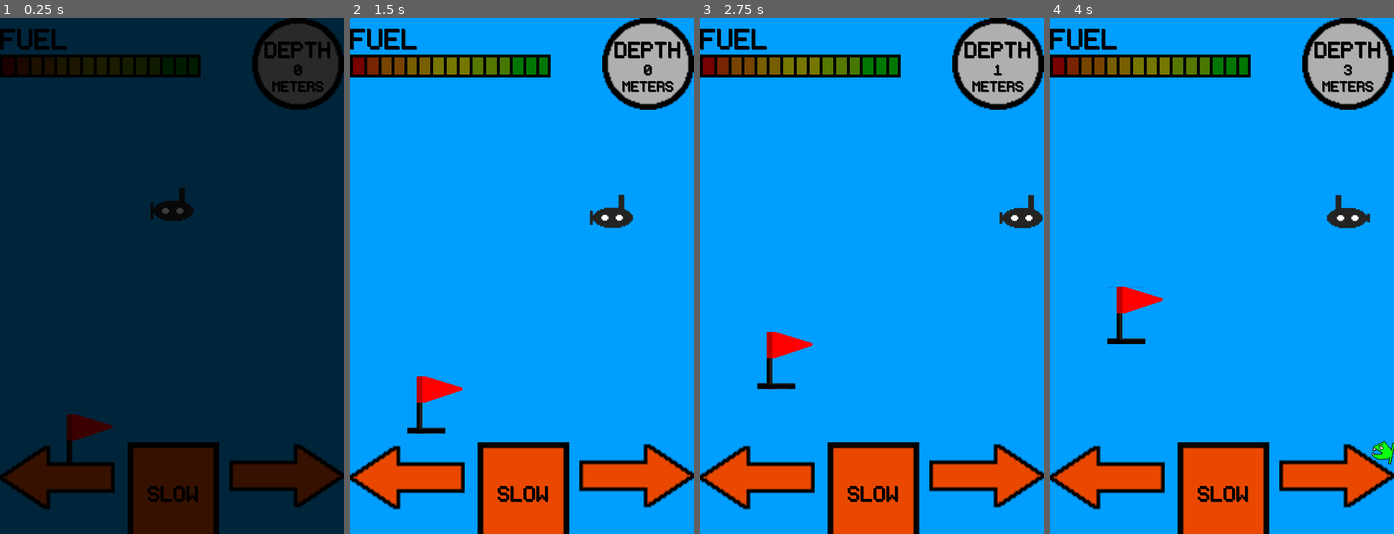
Above: before the commit, frames 1-4 (left to right).
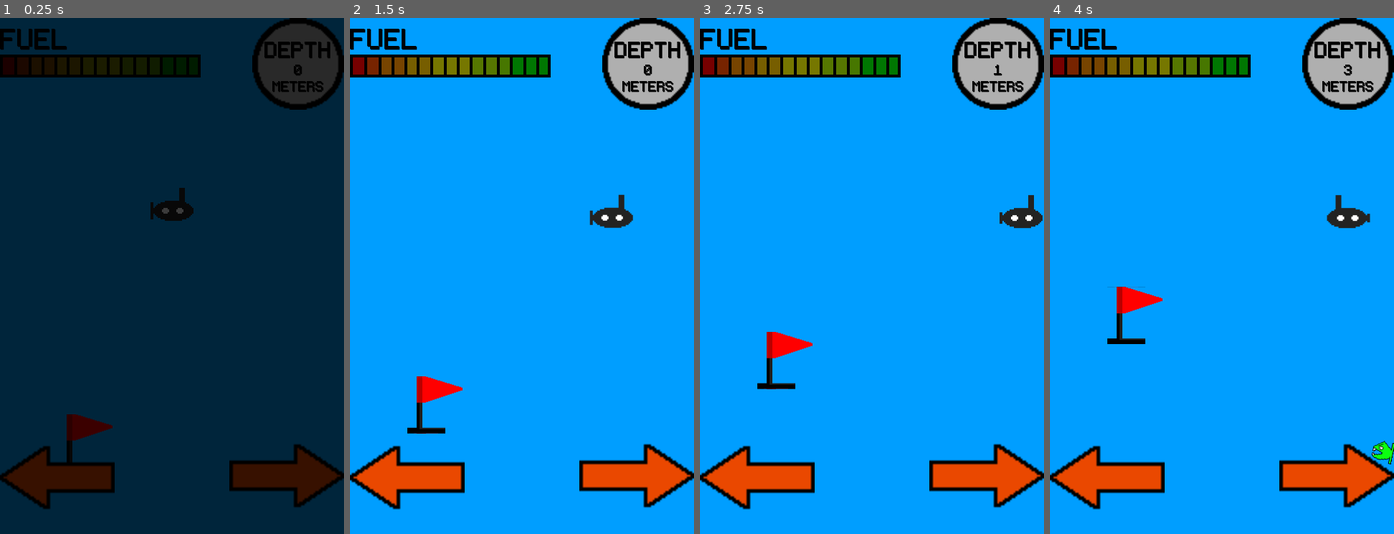
Above: after the commit, the same moments.

Repository: seb-navarro/Endless_Depth
Game: Godot game, scene res://Main/Main.tscn
The game is run twice, just before and just after one commit, with the same random seed, the same clock (stepped at 60 frames per second) and the same inputs. This scene is started directly instead of the project's main scene.
Inputs:
- Up to frame 1 (0.25 s): no input
- Up to frame 2 (1.5 s): hold D (move_right) 0.53-1.28 s; hold A (move_left) from 1.28 s (still down)
- Up to frame 3 (2.75 s): release A (move_left) at 2.03 s; hold D (move_right) from 2.03 s (still down)
- Up to frame 4 (4 s): release D (move_right) at 3.53 s; hold A (move_left) from 3.53 s (still down)

The runs differ from the first frame. In frame 1, 4.7% of the frame differs, in the area x 37-64%, y 82-100%; in frame 2, 4.7%; in frame 3, 4.7%; in frame 4, 4.7%.

Commit message:
removed "Slow" button

Diff:
--- a/HUD/hud.tscn
+++ b/HUD/hud.tscn
@@ -9,8 +9,6 @@
 [ext_resource type="Texture2D" uid="uid://c1ghl2u1vwgb3" path="res://assets/art/hud/Gameplay_buttons-4.png.png" id="7_irc30"]
 [ext_resource type="Texture2D" uid="uid://ciscain52rncq" path="res://assets/art/hud/Gameplay_buttons-1.png.png" id="8_d27mi"]
 [ext_resource type="Texture2D" uid="uid://b8ru1k5cki7lm" path="res://assets/art/hud/Gameplay_buttons-5.png.png" id="9_q4pdr"]
-[ext_resource type="Texture2D" uid="uid://csc12e63x36lu" path="res://assets/art/hud/Gameplay_buttons-3.png.png" id="10_8kmhv"]
-[ext_resource type="Texture2D" uid="uid://b2fludkr6mikx" path="res://assets/art/hud/Gameplay_buttons-6.png.png" id="11_rcw8h"]
 
 [node name="HUD" type="CanvasLayer"]
 script = ExtResource("1_13wvf")
@@ -221,32 +219,4 @@
 texture_pressed = ExtResource("9_q4pdr")
 action = "move_right"
 
-[node name="Slow" type="TouchScreenButton" parent="."]
-position = Vector2(178, 592)
-scale = Vector2(2, 2)
-texture_normal = ExtResource("10_8kmhv")
-texture_pressed = ExtResource("11_rcw8h")
-
-[node name="SlowLabel" type="Label" parent="."]
-z_index = 1
-anchors_preset = -1
-anchor_left = 0.504
-anchor_top = 0.924
-anchor_right = 0.504
-anchor_bottom = 0.924
-offset_left = -63.92
-offset_top = -29.28
-offset_right = 64.08
-offset_bottom = 21.72
-grow_horizontal = 2
-grow_vertical = 2
-theme_override_colors/font_color = Color(0, 0, 0, 1)
-theme_override_colors/font_shadow_color = Color(0, 0, 0, 1)
-theme_override_colors/font_outline_color = Color(0, 0, 0, 1)
-theme_override_fonts/font = ExtResource("1_io1tw")
-theme_override_font_sizes/font_size = 48
-text = "SLOW"
-horizontal_alignment = 1
-vertical_alignment = 1
-
 [connection signal="timeout" from="MessageTimer" to="." method="_on_message_timer_timeout"]
--- a/Main/main.gd
+++ b/Main/main.gd
@@ -58,8 +58,6 @@
 	$HUD/FuelGauge.hide()
 	$HUD/Left.hide()
 	$HUD/Right.hide()
-	$HUD/Slow.hide()
-	$HUD/SlowLabel.hide()
 	$HUD/Depth.hide()
 	$HUD/DepthCounter.hide()
 	$HUD/DepthGauge.hide()
Not shown: 1 places in HUD/hud.tscn that only renumber resources
